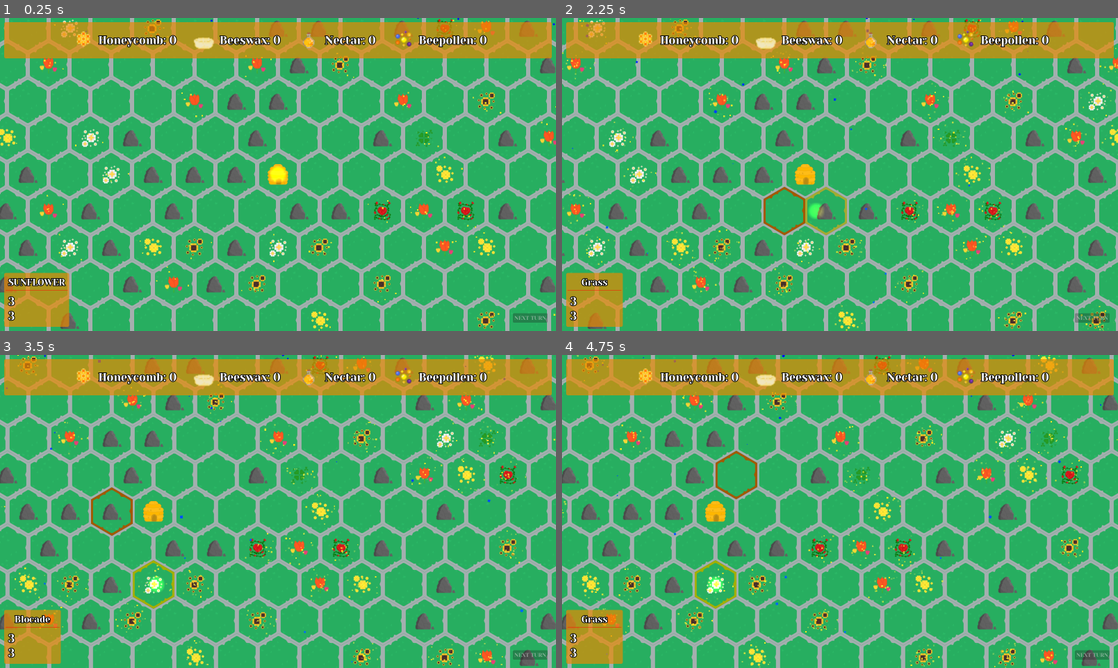
Above: before the commit, frames 1-4 (two rows, left to right).
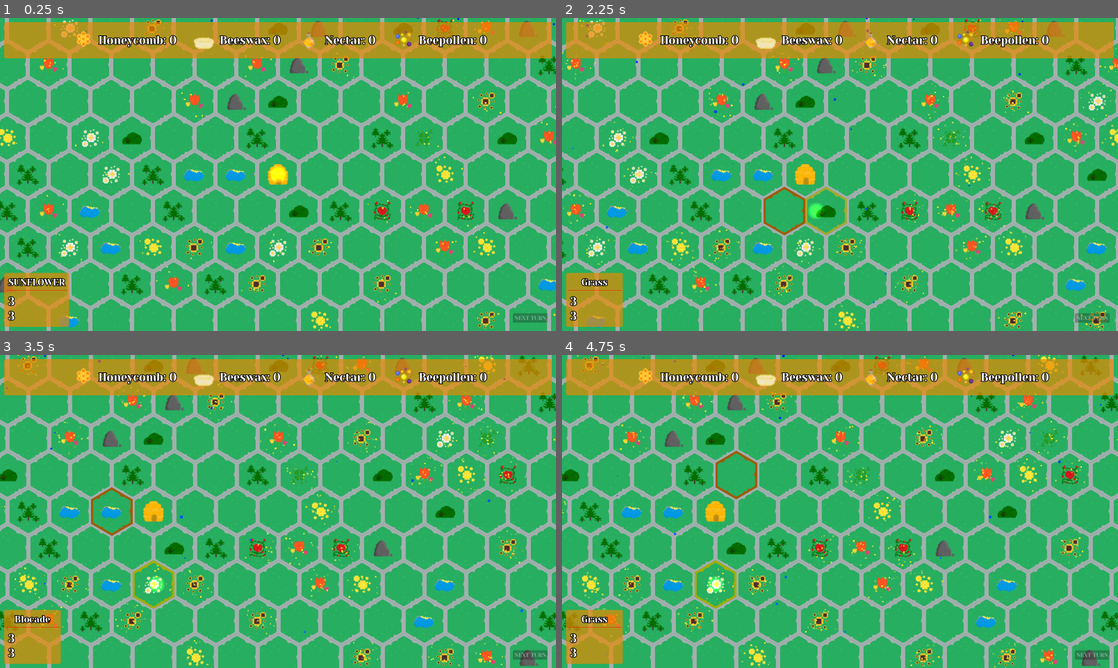
Above: after the commit, the same moments.

Repository: SpeedfireV/slavic-game-jam
Game: Godot game, scene res://game.tscn
Two runs of this game, one before a commit and one after it. Both use one fixed random seed, a clock stepped at 60 frames per second and the inputs below.
Inputs (mouse positions are in pixels of both pictures, inside the frame that each line leads up to):
- Up to frame 1 (0.25 s): no input
- Up to frame 2 (2.25 s): drag from (840, 174) to (878, 246) at 0.52 s; drag from (862, 212) to (817, 136) at 1.27 s; move the mouse to (817, 212) at 2.02 s; hold D (move_right) from 2.03 s (still down); click (817, 212) at 2.1 s
- Up to frame 3 (3.5 s): release D (move_right) at 2.75 s; drag from (116, 511) to (155, 583) at 2.77 s
- Up to frame 4 (4.75 s): drag from (695, 473) to (717, 583) at 3.52 s; drag from (734, 473) to (717, 583) at 4.27 s

The runs differ from the first frame. In frame 1, 3.5% of the frame differs, in the area x 0-100%, y 0-100%; in frame 2, 3.4%; in frame 3, 3.3%; in frame 4, 3.3%.

Commit message:
added obstacles
added obstacles

Diff:
--- a/map/map_hexagon.gd
+++ b/map/map_hexagon.gd
@@ -100,7 +100,10 @@
 
 
 const OBSTACLES: Array[Texture2D] = [
-	preload("res://assets/hexagons/obstacles/big_stone.png")
+	preload("res://assets/hexagons/obstacles/big_stone.png"),
+	preload("res://assets/hexagons/obstacles/scary_bush.png"),
+	preload("res://assets/hexagons/obstacles/lake.png"),
+	preload("res://assets/hexagons/obstacles/trees.png")
 ]
 
 const DEFAULT_HEX_BORDER: Texture2D = preload("res://assets/hexagons/default_hex_border.png")
Binary file added: assets/hexagons/obstacles/lake.png
Not shown, added: assets/hexagons/obstacles/lake.png.import
Binary file added: assets/hexagons/obstacles/scary_bush.png
Not shown, added: assets/hexagons/obstacles/scary_bush.png.import
Binary file added: assets/hexagons/obstacles/trees.png
Not shown, added: assets/hexagons/obstacles/trees.png.import
